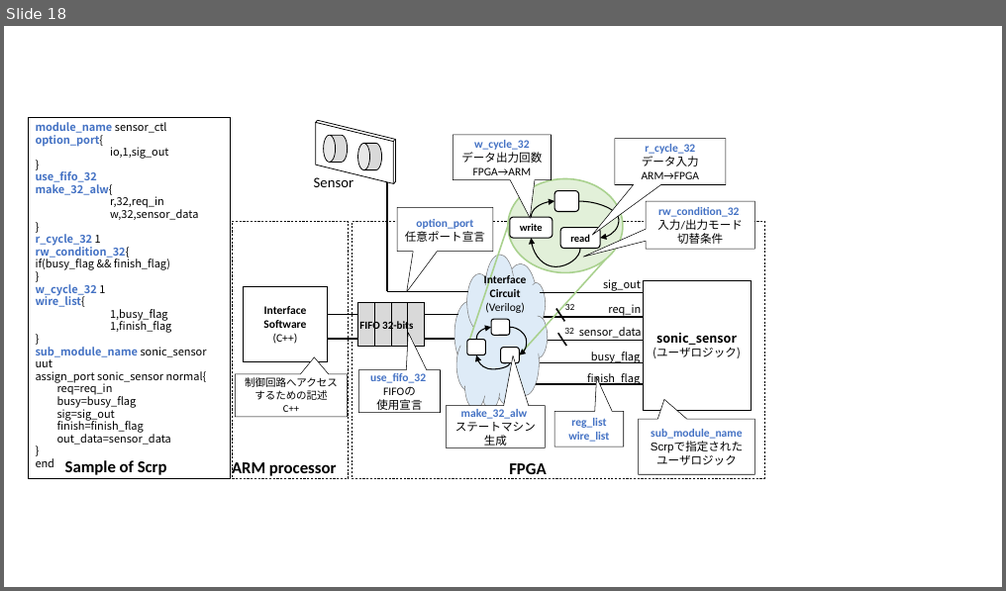
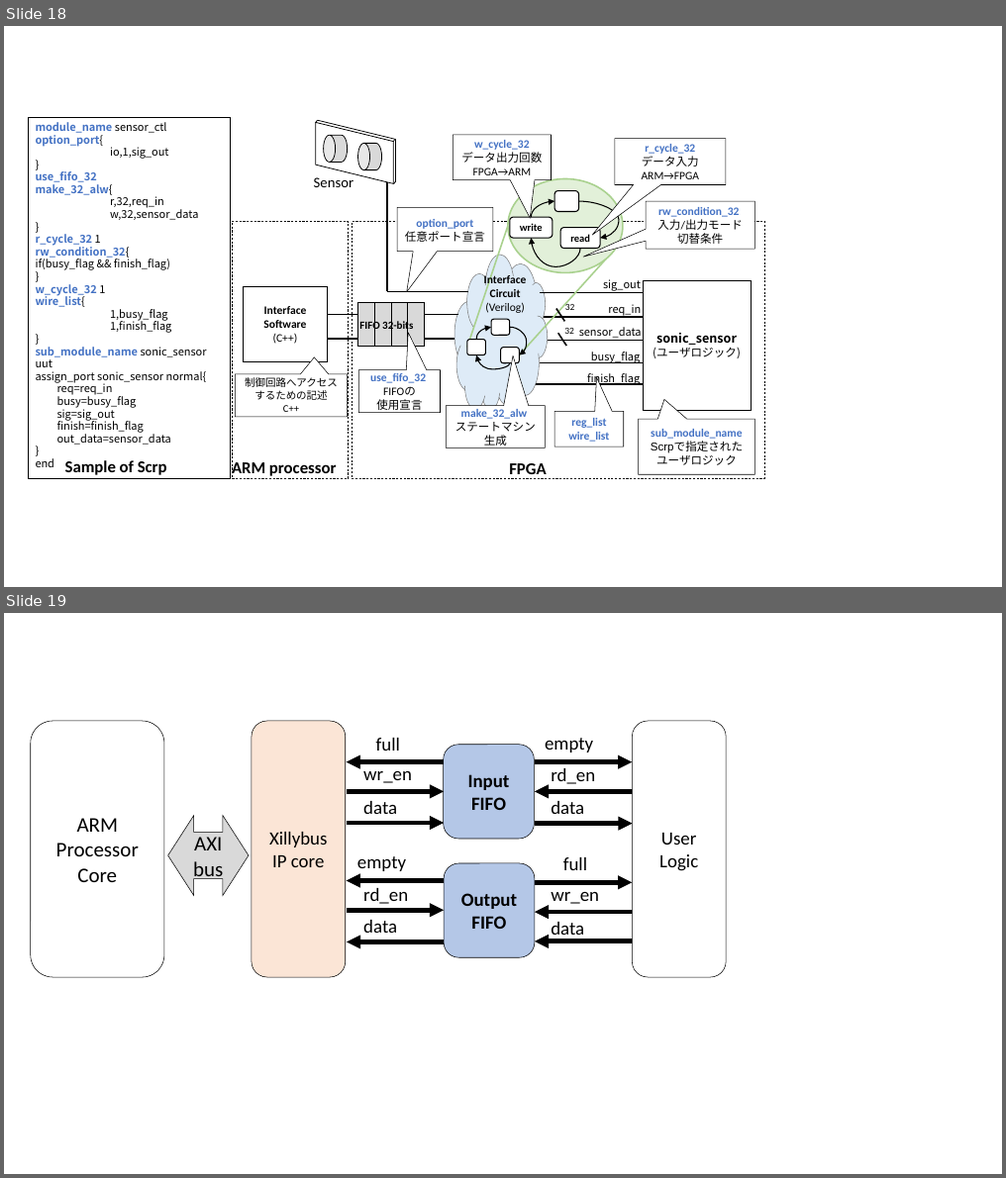
Before and after one commit to kazuyamashi/kazuyamashi.github.io, a slide deck: crecomp_ws/picture.pptx. Shown one above the other, each under a label of ours: slide 18 before the commit, slides 18 and 19 after it. The pictures are 1006x591 and 1006x1178 pixels, drawn with LibreOffice and Linux fonts; fonts in the diff are those of the drawing. Boxes give left, top, right and bottom in pixels: in the first picture for what was removed or moved away, otherwise in the second. Text is boxed around its words. In the diff, an @@ line names an element or a change of style, - is before the commit and + after.

```diff
--- a/crecomp_ws/picture.pptx
+++ b/crecomp_ws/picture.pptx
@@ slide 19 added at box(4, 613, 1002, 1174), background #FFFFFF @@
@@ group added at box(30, 721, 726, 977): 12 texts, 12 arrows, 5 rounded rectangles, 1 left right arrow @@
+Input
+FIFO
+Output
+FIFO
+Xillybus
+IP core
+ARM
+Processor
+Core
+full
+wr_en
+data
+empty
+rd_en
+data
+AXI bus
+empty
+rd_en
+data
+full
+wr_en
+data
+User
+Logic
```
Also in this commit, not shown: 14 other files.
